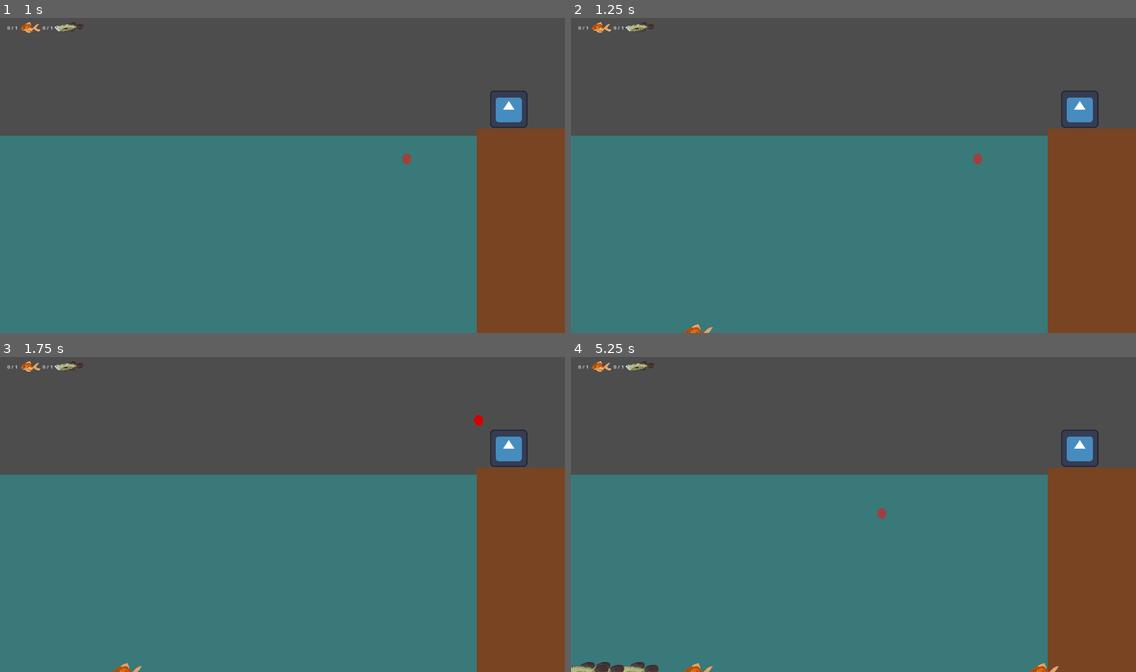
Above: before the commit, frames 1-4 (two rows, left to right).
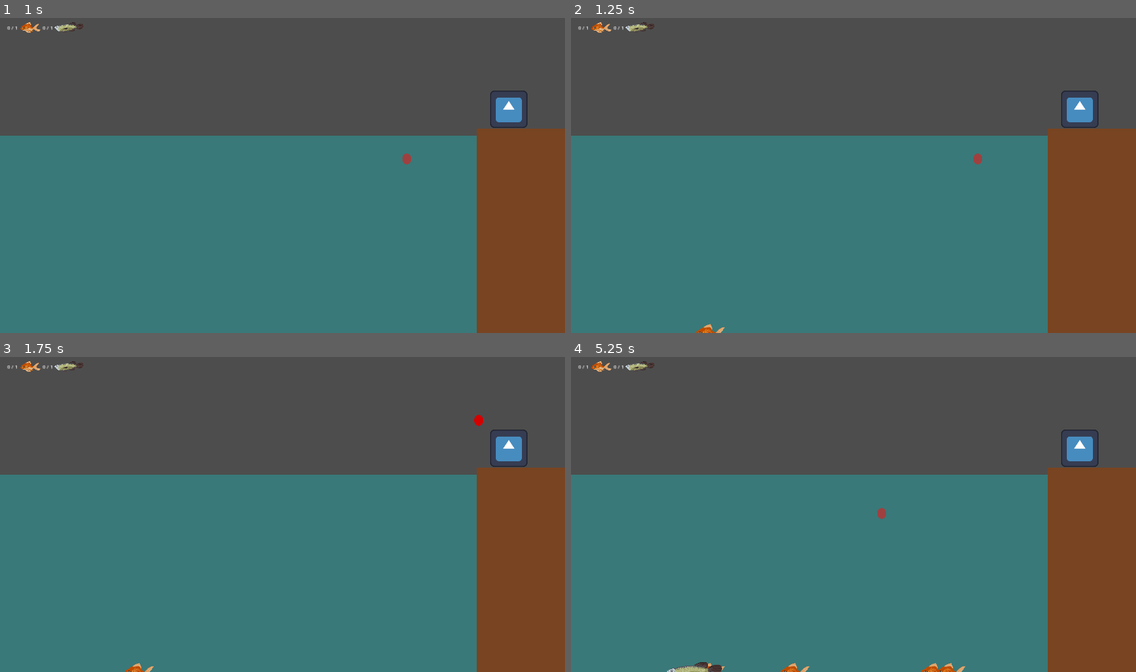
Above: after the commit, the same moments.

Repository: RajwolChapagain/Fishing-Mini-Game
Game: Godot game, scene res://main.tscn
Same seed, same stepped clock (60 frames per second), same inputs: the game is played once before the commit and once after it. The engine's default icon, where the game draws it, is replaced by a stand-in: a white triangle on a blue panel in a dark square.
Inputs (mouse positions are in pixels of both pictures, inside the frame that each line leads up to):
- Up to frame 1 (1 s): tap Enter at 0.5 s; move the mouse to (406, 159) at 0.52 s; press the mouse at (406, 159) at 0.53 s
- Up to frame 2 (1.25 s): no input
- Up to frame 3 (1.75 s): move the mouse to (169, 530) at 1.27 s; release the mouse at (169, 530) at 1.28 s; click (169, 530) at 1.35 s
- Up to frame 4 (5.25 s): tap Space at 2, 3.5 s; move the mouse to (910, 445) at 2.02 s; press the mouse at (910, 445) at 2.03 s; tap Enter at 2.75, 5 s; move the mouse to (825, 577) at 2.77 s; release the mouse at (825, 577) at 2.78 s; click (825, 577) at 2.85 s; move the mouse to (1023, 561) at 3.52 s; press the mouse at (1023, 561) at 3.53 s; move the mouse to (684, 467) at 4.27 s; release the mouse at (684, 467) at 4.28 s; click (684, 467) at 4.35 s; move the mouse to (881, 514) at 5.02 s; press the mouse at (881, 514) at 5.03 s

Frame 1 is identical in both runs. In frame 2, 0.1% of the frame differs, in the area x 20-28%, y 97-100%; in frame 3, 0.1%; in frame 4, 0.9%, in the area x 0-87%, y 96-100%.

Commit message:
Spawn big fish if all small and medium are caught

Diff:
--- a/Spawner.gd
+++ b/Spawner.gd
@@ -10,11 +10,16 @@
 
 func _on_timeout():
 	if fishes.size() != 0:
-		var fish = fishes.pick_random().instantiate()
+		spawn_fish_at_random_position(fishes.pick_random().instantiate())
 
-		$Path2D/PathFollow2D.progress_ratio = randf()
-		fish.global_position = $Path2D/PathFollow2D.global_position
-		fish.set_water_level(water_level)
-		fish.set_shore_line(shore_line)
-		add_child(fish)
-		fish_spawned.emit(fish)
+func spawn_big_fish():
+	stop()
+	spawn_fish_at_random_position(big_fish_scene.instantiate())
+
+func spawn_fish_at_random_position(fish):
+	$Path2D/PathFollow2D.progress_ratio = randf()
+	fish.global_position = $Path2D/PathFollow2D.global_position
+	fish.set_water_level(water_level)
+	fish.set_shore_line(shore_line)
+	add_child(fish)
+	fish_spawned.emit(fish)
--- a/fisherman.gd
+++ b/fisherman.gd
@@ -58,3 +58,4 @@
 				caught_medium_fish.emit(medium_fish_caught)
 			elif area.is_in_group("big_fish"):
 				caught_large_fish.emit()
+			area.queue_free()
--- a/level1/level_1.gd
+++ b/level1/level_1.gd
@@ -21,12 +21,18 @@
 
 func _on_fisherman_caught_small_fish(small_fish_count):
 	$HUD.set_num_small_fish_caught(small_fish_count)
+	check_if_fish_requirement_fullfilled()
 
 func _on_fisherman_caught_medium_fish(medium_fish_count):
 	$HUD.set_num_medium_fish_caught(medium_fish_count)
+	check_if_fish_requirement_fullfilled()
 
 func _on_fisherman_caught_large_fish():
 	print("Level cleared")
 
 func _on_fisherman_clicks_to_pull_changed(clicks_to_pull):
 	$HUD.set_clicks_to_catch(clicks_to_pull)
+
+func check_if_fish_requirement_fullfilled():
+	if $Fisherman.small_fish_caught == small_fish_to_catch and $Fisherman.medium_fish_caught == medium_fish_to_catch:
+		$Spawner.spawn_big_fish()
